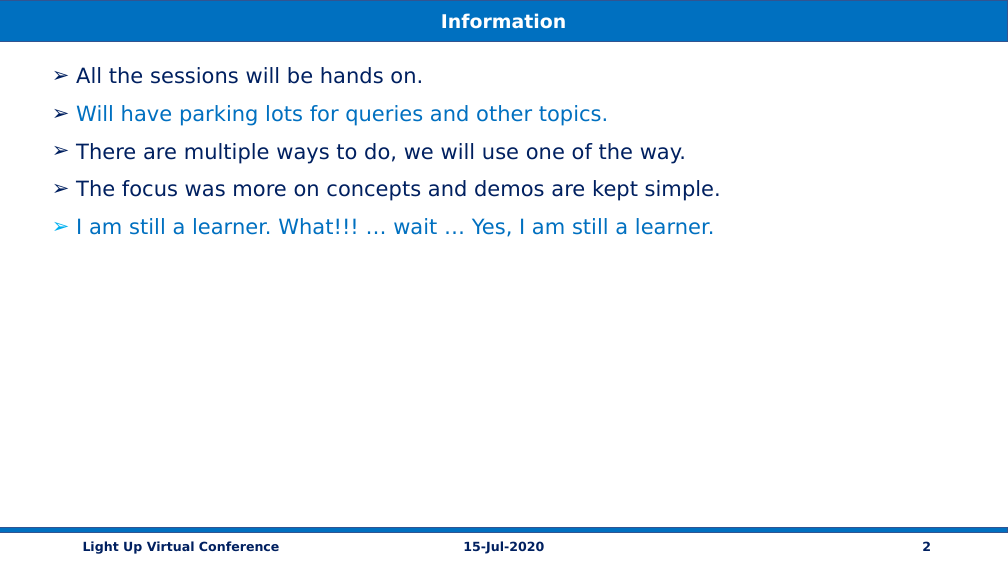
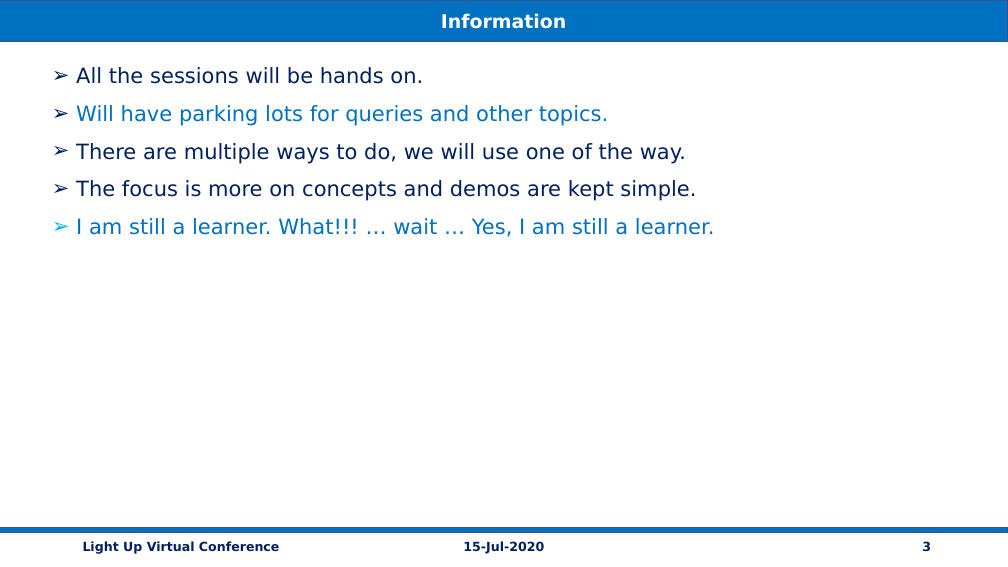
Before and after one commit to vishipayyallore/speaker_series_2021, a slide deck: slide 3 of CSharpCorner/15Jul2020_LightUp/Documentation/gRPC_Service_Client_SQL_Multi_Client.pptx (slide 2 before the commit). Drawn at 1008x567 pixels with LibreOffice and Linux fonts; fonts in the diff are those of the drawing. Boxes give left, top, right and bottom in pixels: in the first picture for what was removed or moved away, otherwise in the second. Text is boxed around its words. In the diff, an @@ line names an element or a change of style, - is before the commit and + after.

```diff
--- a/CSharpCorner/15Jul2020_LightUp/Documentation/gRPC_Service_Client_SQL_Multi_Client.pptx
+++ b/CSharpCorner/15Jul2020_LightUp/Documentation/gRPC_Service_Client_SQL_Multi_Client.pptx
@@ text at <box>76,180,696,201</box>: text changed @@
-  ➢ The focus was more on concepts and demos are kept simple.
+  ➢ The focus is more on concepts and demos are kept simple.
@@ page number at <box>922,541,931,551</box>: text changed @@
-2
+3
```
Also in this commit, not shown: 1 slide added, 24 other files.
